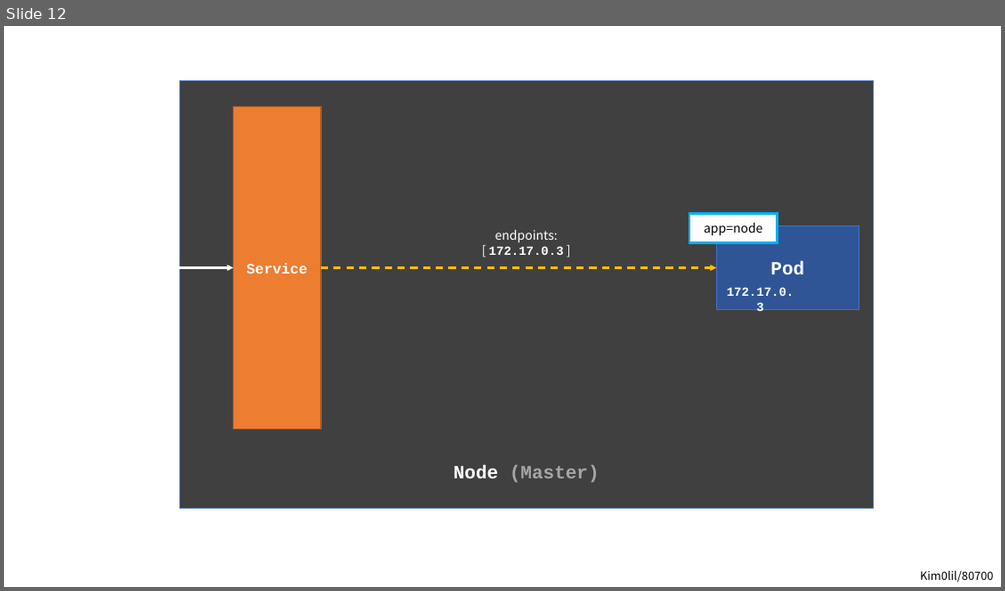
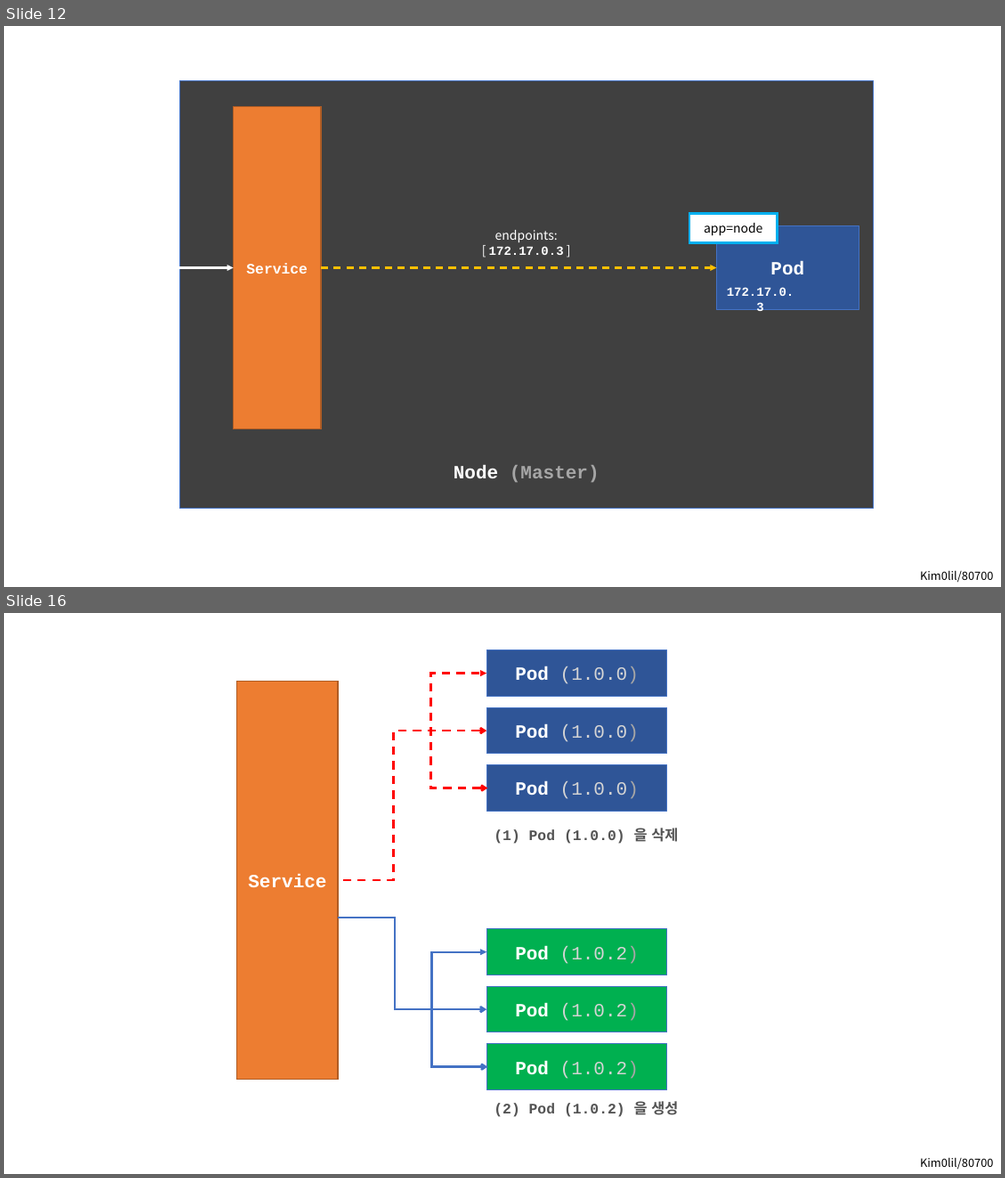
Before and after one commit to kim0lil/80700, a slide deck: assets/images.pptx. Shown one above the other, each under a label of ours: slide 12 before the commit, slides 12 and 16 after it; the slides between them are not shown. The pictures are 1005x591 and 1005x1178 pixels, drawn with LibreOffice and Linux fonts; fonts in the diff are those of the drawing. Boxes give left, top, right and bottom in pixels: in the first picture for what was removed or moved away, otherwise in the second. Text is boxed around its words. In the diff, an @@ line names an element or a change of style, - is before the commit and + after.

```diff
--- a/assets/images.pptx
+++ b/assets/images.pptx
@@ slide 16 added at (4,613,1001,1174), background #FFFFFF @@
@@ group added at (237,650,678,1117): 7 rectangles, 2 elbow arrows, 2 elbow double arrows, 2 texts @@
+Pod (1.0.0)
+Service
+Pod (1.0.0)
+Pod (1.0.0)
+Pod (1.0.2)
+Pod (1.0.2)
+Pod (1.0.2)
+(1) Pod (1.0.0) 을 삭제
+(2) Pod (1.0.2) 을 생성
@@ text added at (920,1157,993,1169), 11 pt, text #000000 @@
+Kim0lil/80700
```
Also in this commit, not shown: 1 slide changed, 3 other slides added, 34 other files.
